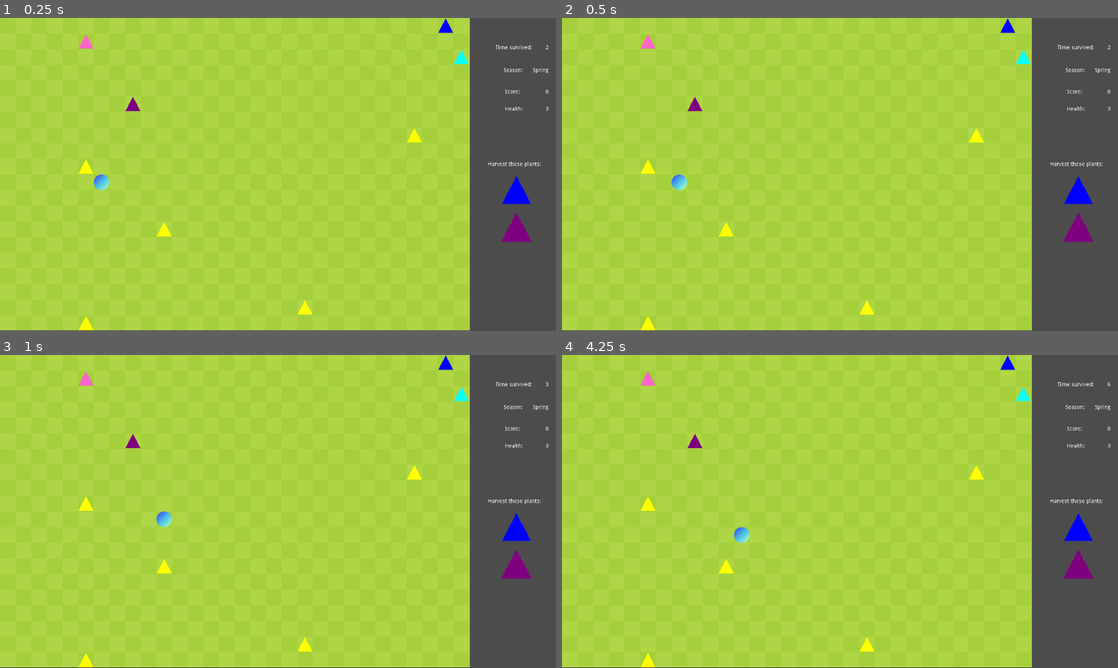
Above: before the commit, frames 1-4 (two rows, left to right).
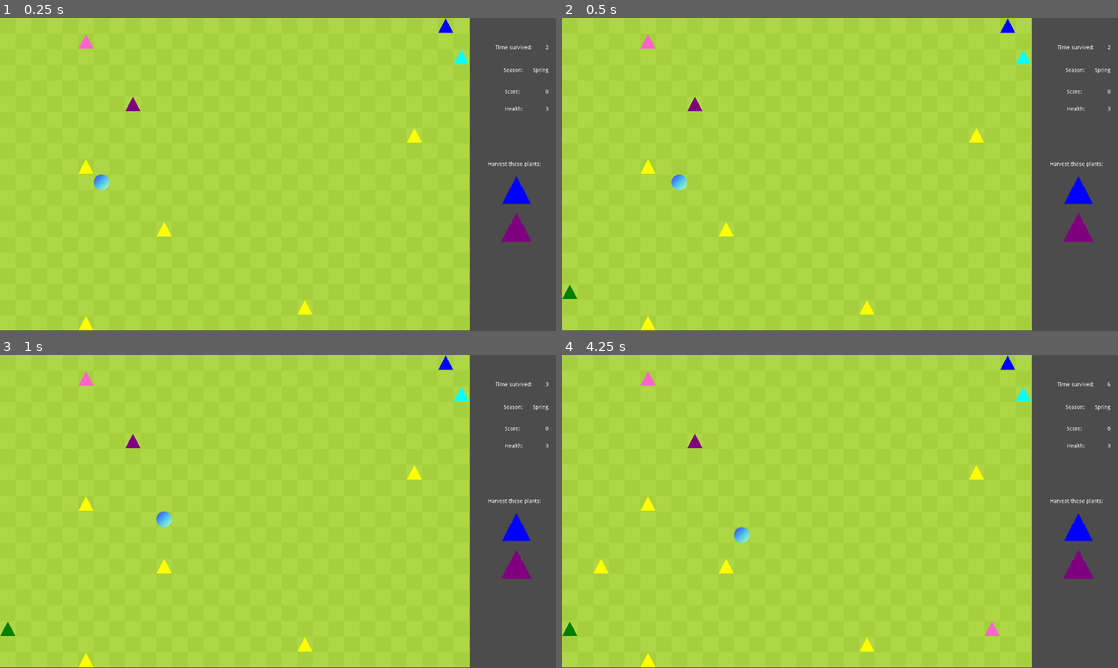
Above: after the commit, the same moments.

Repository: JennyTieu/SlimeArmy
Game: Godot game, scene res://Main.tscn
Two runs of this game, one before a commit and one after it. Both use one fixed random seed, a clock stepped at 60 frames per second and the inputs below.
Inputs:
- Up to frame 1 (0.25 s): no input
- Up to frame 2 (0.5 s): no input
- Up to frame 3 (1 s): hold Right (ui_right) from 0.53 s (still down)
- Up to frame 4 (4.25 s): release Right (ui_right) at 1.28 s; hold Down (ui_down) 1.28-2.03 s; hold Right (ui_right) 2.03-2.78 s; hold Up (ui_up) 2.78-3.53 s; hold Left (ui_left) from 3.53 s (still down)

Frame 1 is identical in both runs. In frame 2, less than 0.1% of the frame differs, in the area x 0-3%, y 85-90%; in frame 3, less than 0.1%; in frame 4, 0.2%, in the area x 0-79%, y 65-90%.

Commit message:
Update Main.gd

Diff:
--- a/SlimeArmy/Main.gd
+++ b/SlimeArmy/Main.gd
@@ -14,6 +14,7 @@
 var season = 0
 var season_x = 0
 var health = 3
+var plant_time = 0
 
 func _ready():
 	init_plant()
@@ -133,9 +134,11 @@
 	update_score(0)
 	health = 3
 	update_health(health)
+	init_plant()
 
 func _on_SlimeTick_timeout():
 	move_slime()
+	check_plant()
 	draw_plant()
 	draw_slime()
 	check_plant_farmed()
@@ -147,14 +150,31 @@
 
 #Funktion zum initialisieren von mehreren plants + ihren Bildern
 func init_plant():
+	for y in range(plant_pos.size()):
+		delete_tiles(y)
+	plant_pos.clear()
+	plant_pic.clear()
+
 	for i in range (10):
 		plant_pos.append(place_plant())
 		var x = rand_range(4,10) #range: const der tiles
 		plant_pic.append(x)
 
-#TODO:
-#Zeitlimit für season, vlt iwo anzeigen lassen
-#Timer hat Probleme wenn man schnell hintereinander stirbt
+#löscht ab und zu alte plants und erstellt neue
+func check_plant():
+	if plant_time < time_passed:
+		plant_time = time_passed
+		if plant_time % 2 ==0:
+			plant_pos.append(place_plant())
+			var y = rand_range(4,10)
+			plant_pic.append(y)
+		if plant_time % 4 ==0:
+			var x = rand_range(0,plant_pos.size())
+			delete_tiles(plant_pic[x])
+			plant_pos.remove(x)
+			plant_pic.remove(x)
+
+
 func timer():
 	time_new = (OS.get_ticks_msec()/1000-1) - (time_reset*reset)
 	if time_passed < time_new:
@@ -175,7 +195,7 @@
 	if  season_x < time_passed:
 		season_x = time_passed
 		if season_x % 10 == 0:
-			season=season+1%4
+			season=(season+1) %4
 			#print("season changed")
 			match season:
 				0: $HUD.update_season("Spring")
